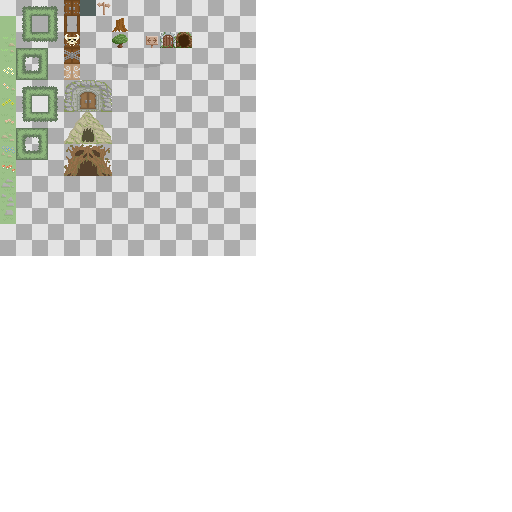
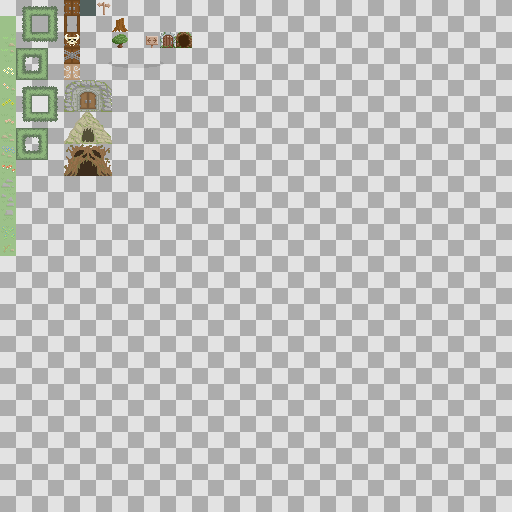
Layers edited between the first and the second (512, 512) image:
painted on "tiles" over [0, 150, 108, 256]
painted on "bg" over [0, 0, 512, 512]
